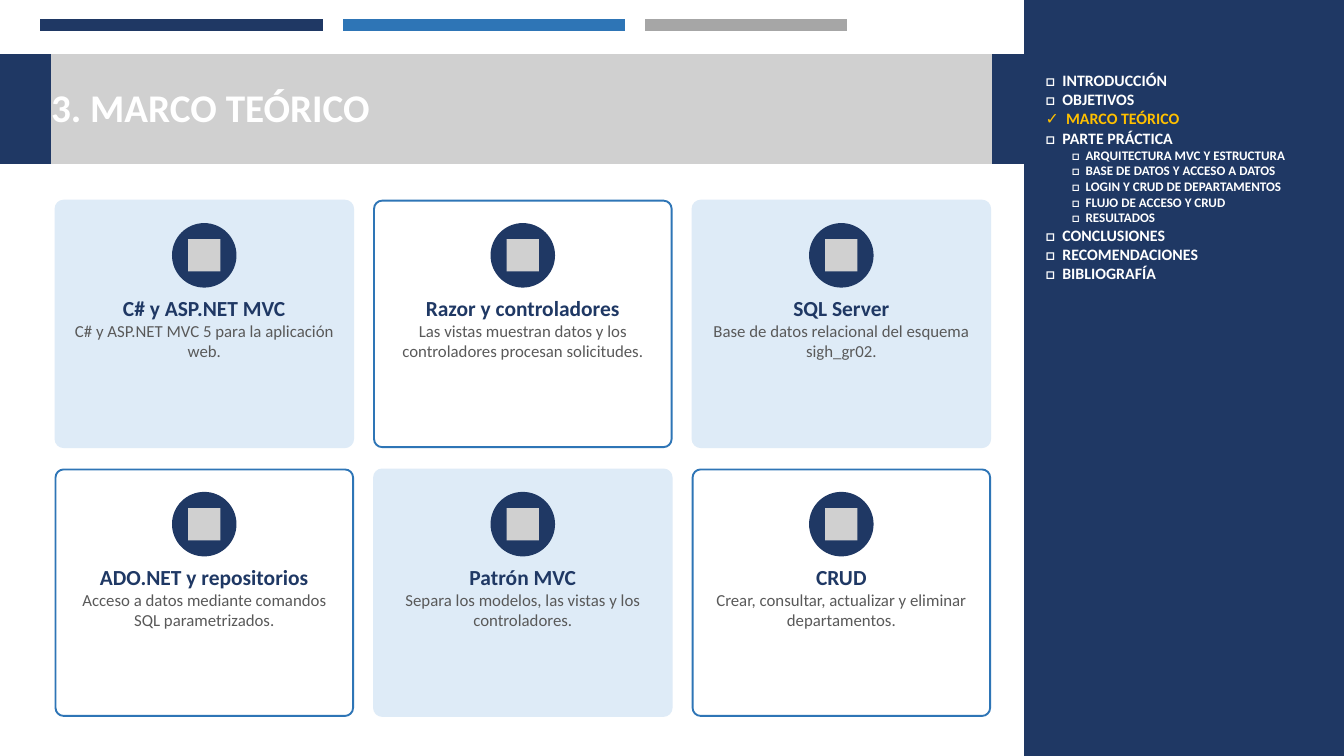
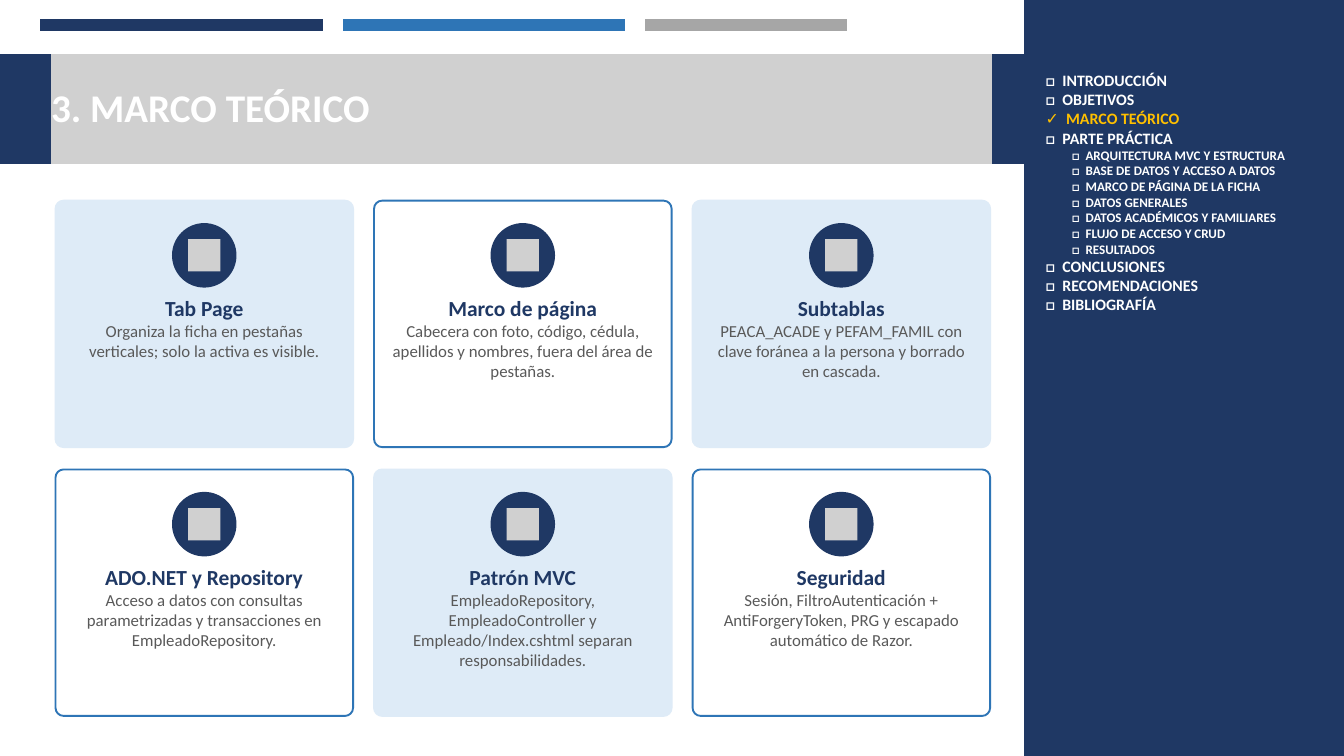
Before and after one commit to Josue-Chango/SIDH_GR02, a slide deck: slide 4 of DOTNET/TABPAGE/02. DOCUMENTACION/TABPAGE_DOTNET_SQL_GR02.pptx. Drawn at 1344x756 pixels with LibreOffice and Linux fonts; fonts in the diff are those of the drawing; grey boxes stand for pictures. Boxes give left, top, right and bottom in pixels: in the first picture for what was removed or moved away, otherwise in the second. Text is boxed around its words. In the diff, an @@ line names an element or a change of style, - is before the commit and + after.

```diff
--- a/DOTNET/TABPAGE/02. DOCUMENTACION/TABPAGE_DOTNET_SQL_GR02.pptx
+++ b/DOTNET/TABPAGE/02. DOCUMENTACION/TABPAGE_DOTNET_SQL_GR02.pptx
@@ text at (1086, 180, 1276, 222): text changed @@
-□ LOGIN Y CRUD DE DEPARTAMENTOS
+□ MARCO DE PÁGINA DE LA FICHA
+□ DATOS GENERALES
+□ DATOS ACADÉMICOS Y FAMILIARES
@@ text at (89, 301, 319, 359): text changed @@
-C# y ASP.NET MVC
-C# y ASP.NET MVC 5 para la aplicación web.
+Tab Page
+Organiza la ficha en pestañas verticales; solo la activa es visible.
@@ text at (393, 301, 653, 380): text changed @@
-Razor y controladores
-Las vistas muestran datos y los controladores procesan solicitudes.
+Marco de página
+Cabecera con foto, código, cédula, apellidos y nombres, fuera del área de pestañas.
@@ text at (718, 301, 965, 377): text changed @@
-SQL Server
-Base de datos relacional del esquema sigh_gr02.
+Subtablas
+PEACA_ACADE y PEFAM_FAMIL con clave foránea a la persona y borrado en cascada.
@@ text at (87, 570, 321, 649): text changed @@
-ADO.NET y repositorios
-Acceso a datos mediante comandos SQL parametrizados.
+ADO.NET y Repository
+Acceso a datos con consultas parametrizadas y transacciones en EmpleadoRepository.
@@ text at (413, 594, 632, 669): text changed @@
-Separa los modelos, las vistas y los controladores.
+EmpleadoRepository, EmpleadoController y Empleado/Index.cshtml separan responsabilidades.
@@ text at (724, 570, 958, 646): text changed @@
-CRUD
-Crear, consultar, actualizar y eliminar departamentos.
+Seguridad
+Sesión, FiltroAutenticación + AntiForgeryToken, PRG y escapado automático de Razor.
```
Also in this commit, not shown: 9 other slides changed, 1 slide added.
